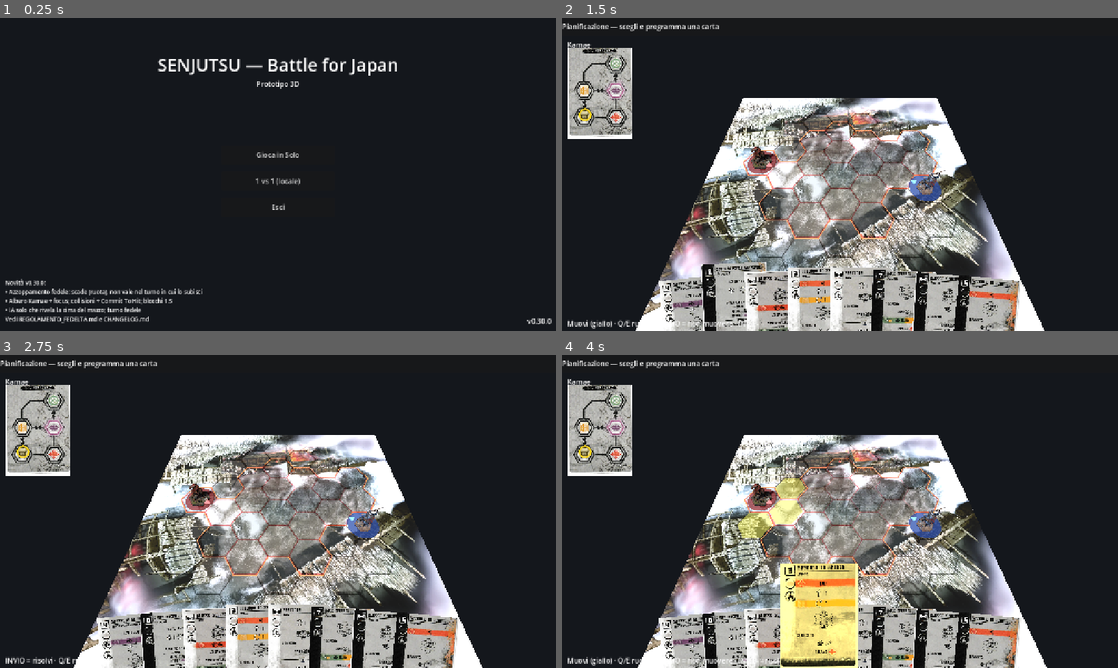
Above: before the commit, frames 1-4 (two rows, left to right).
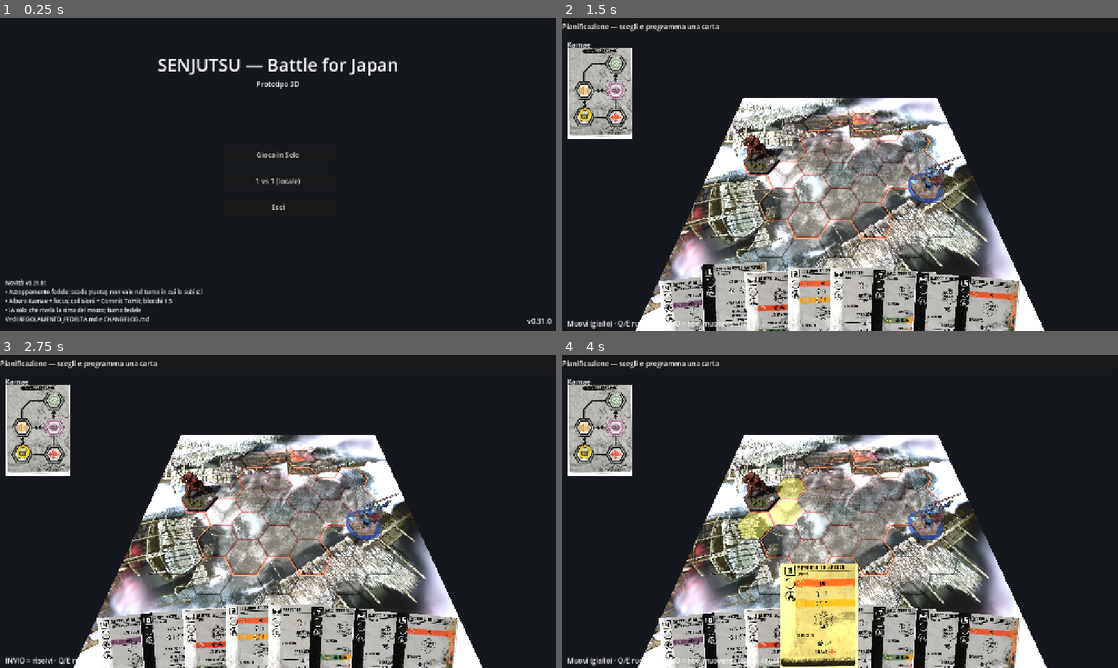
Above: after the commit, the same moments.

Repository: Tannoiser2/Sunjuntsu
Game: Godot game, scene res://scenes/Menu.tscn
Two runs of this game, one before a commit and one after it. Both use one fixed random seed, a clock stepped at 60 frames per second and the inputs below.
Inputs (mouse positions are in pixels of both pictures, inside the frame that each line leads up to):
- Up to frame 1 (0.25 s): no input
- Up to frame 2 (1.5 s): click "Gioca in Solo" at 0.5 s; tap Enter at 1.25 s; drag from (695, 321) to (895, 105) at 1.27 s
- Up to frame 3 (2.75 s): tap Space at 2 s; drag from (172, 655) to (250, 574) at 2.02 s
- Up to frame 4 (4 s): move the mouse to (778, 652) at 2.77 s; hold Right 2.78-3.5 s; tap Enter at 2.85, 3.5 s; click (778, 652) at 2.92 s; drag from (817, 649) to (673, 464) at 3.52 s

The runs differ from the first frame. In frame 1, less than 0.1% of the frame differs, in the area x 6-98%, y 84-98%; in frame 2, 1.1%, in the area x 30-72%, y 34-60%; in frame 3, 1.1%; in frame 4, 1.1%.

Commit message:
Miniature più grandi (height_ratio 2.4, base ~ esagono)
Co-Authored-By: Claude Opus 4.8 <noreply@anthropic.com>
Claude-Session: https://claude.ai/code/session_01Pn2piErvac8EuvNU8t5qNM

Diff:
--- a/godot/project.godot
+++ b/godot/project.godot
@@ -12,7 +12,7 @@
 
 config/name="Senjutsu: Battle for Japan"
 config/description="Reimplementazione digitale 3D di Senjutsu (Lucky Duck Games) — uso personale. Pedine 3D su mappa esagonale, modalità solo e 1v1."
-config/version="0.30.0"
+config/version="0.31.0"
 run/main_scene="res://scenes/Menu.tscn"
 config/features=PackedStringArray("4.6", "Forward Plus")
 config/icon="res://icon.svg"
--- a/godot/scenes/Pawn.gd
+++ b/godot/scenes/Pawn.gd
@@ -9,7 +9,7 @@
 @export var tint: Color = Color(0.8, 0.2, 0.2)
 @export var mesh_path: String = ""        ## es. "res://assets/miniatures/warrior.obj"
 @export var cell_size: float = 3.0        ## raggio esagono: dimensiona la pedina
-@export var height_ratio: float = 1.45    ## altezza modello = cell_size * height_ratio
+@export var height_ratio: float = 2.4    ## altezza modello = cell_size * height_ratio (pedina grande ~ esagono)
 
 var _built_size: float = 0.0
 
@@ -140,8 +140,8 @@
 func _add_base() -> void:
 	var base := MeshInstance3D.new()
 	var disc := CylinderMesh.new()
-	disc.top_radius = cell_size * 0.78
-	disc.bottom_radius = cell_size * 0.82
+	disc.top_radius = cell_size * 0.88
+	disc.bottom_radius = cell_size * 0.92
 	disc.height = cell_size * 0.05
 	base.mesh = disc
 	var base_mat := StandardMaterial3D.new()
Not shown, changed: CHANGELOG.md
